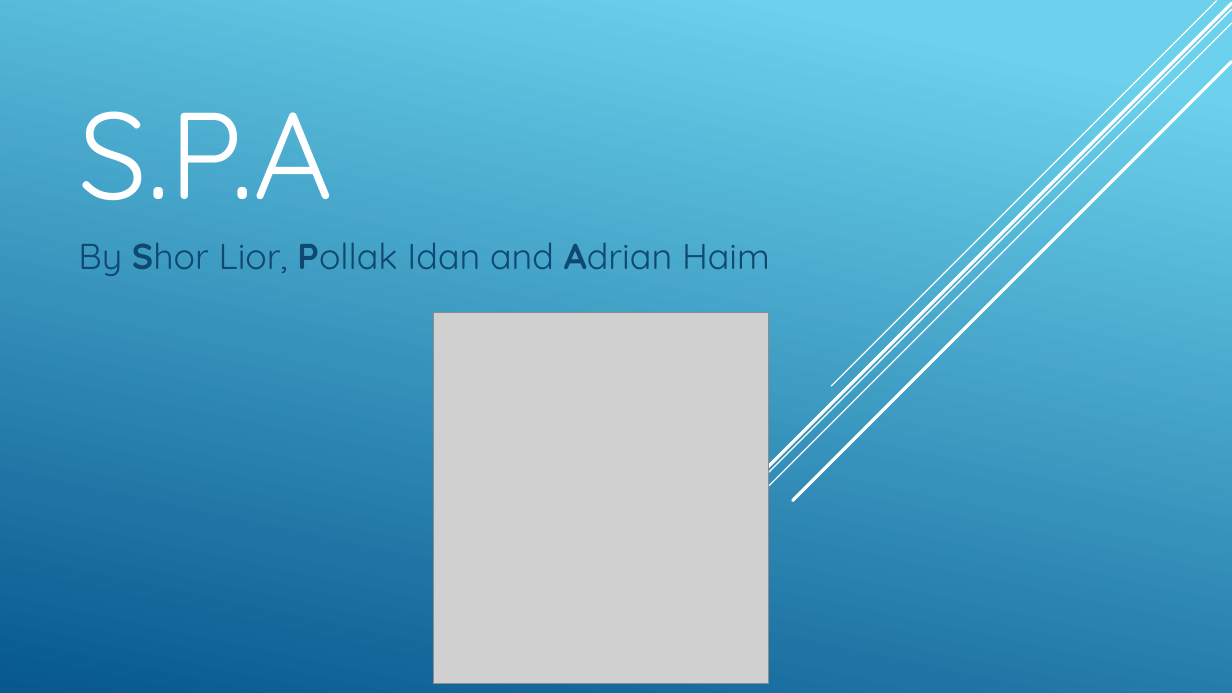
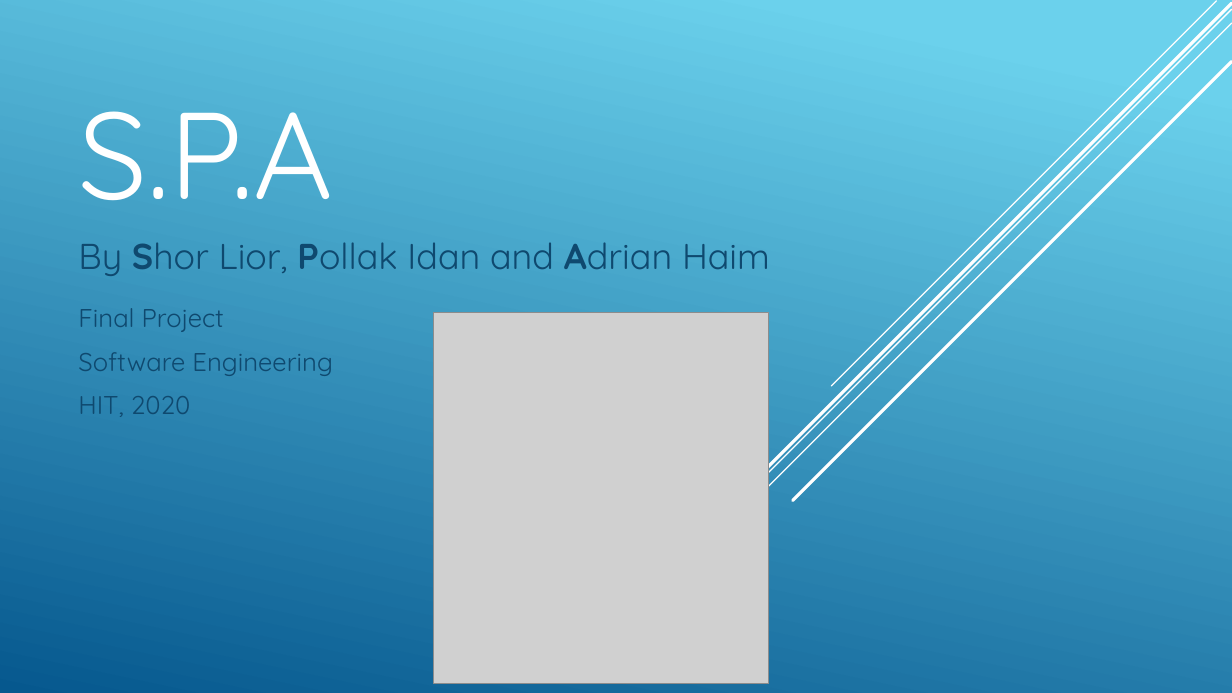
Before and after one commit to haimadrian/SE-Java-Project, a slide deck: slide 1 of Project presentation/SPA-Presentation.pptx. Drawn at 1232x693 pixels with LibreOffice and Linux fonts; fonts in the diff are those of the drawing; grey boxes stand for pictures. Boxes give left, top, right and bottom in pixels: in the first picture for what was removed or moved away, otherwise in the second. Text is boxed around its words. In the diff, an @@ line names an element or a change of style, - is before the commit and + after.

```diff
--- a/Project presentation/SPA-Presentation.pptx
+++ b/Project presentation/SPA-Presentation.pptx
@@ text added at bbox=[78, 308, 332, 417], 20 pt, text #0F496F @@
+Final Project
+Software Engineering
+HIT, 2020
```
Also in this commit, not shown: 1 slide added.
